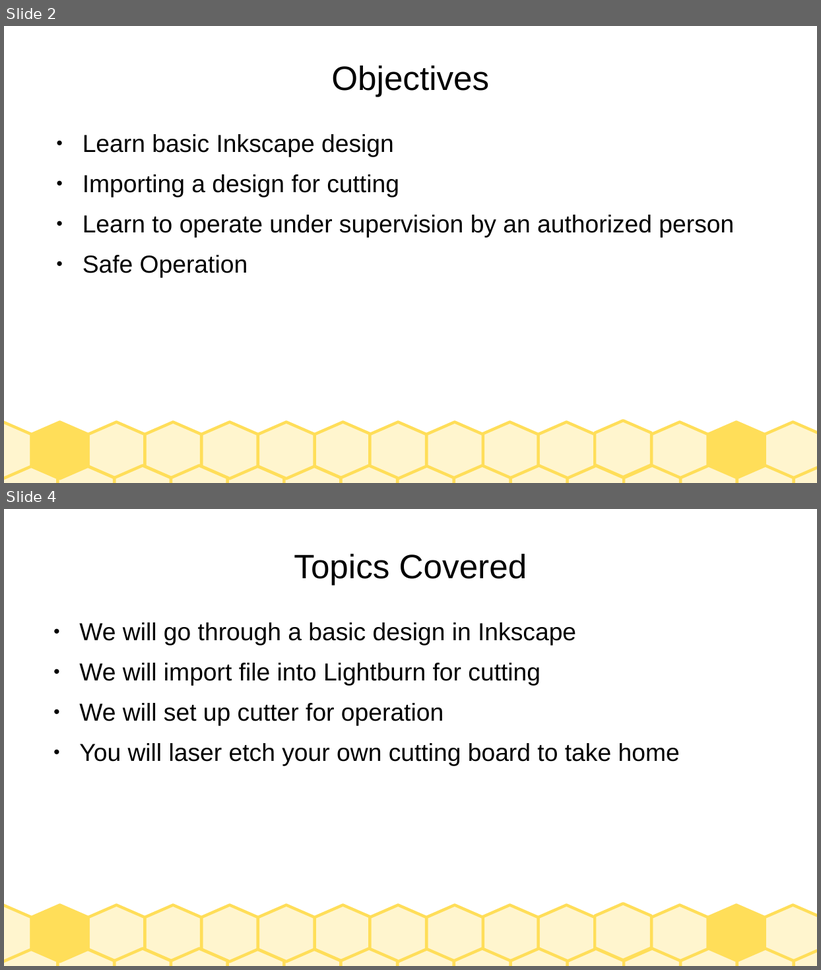
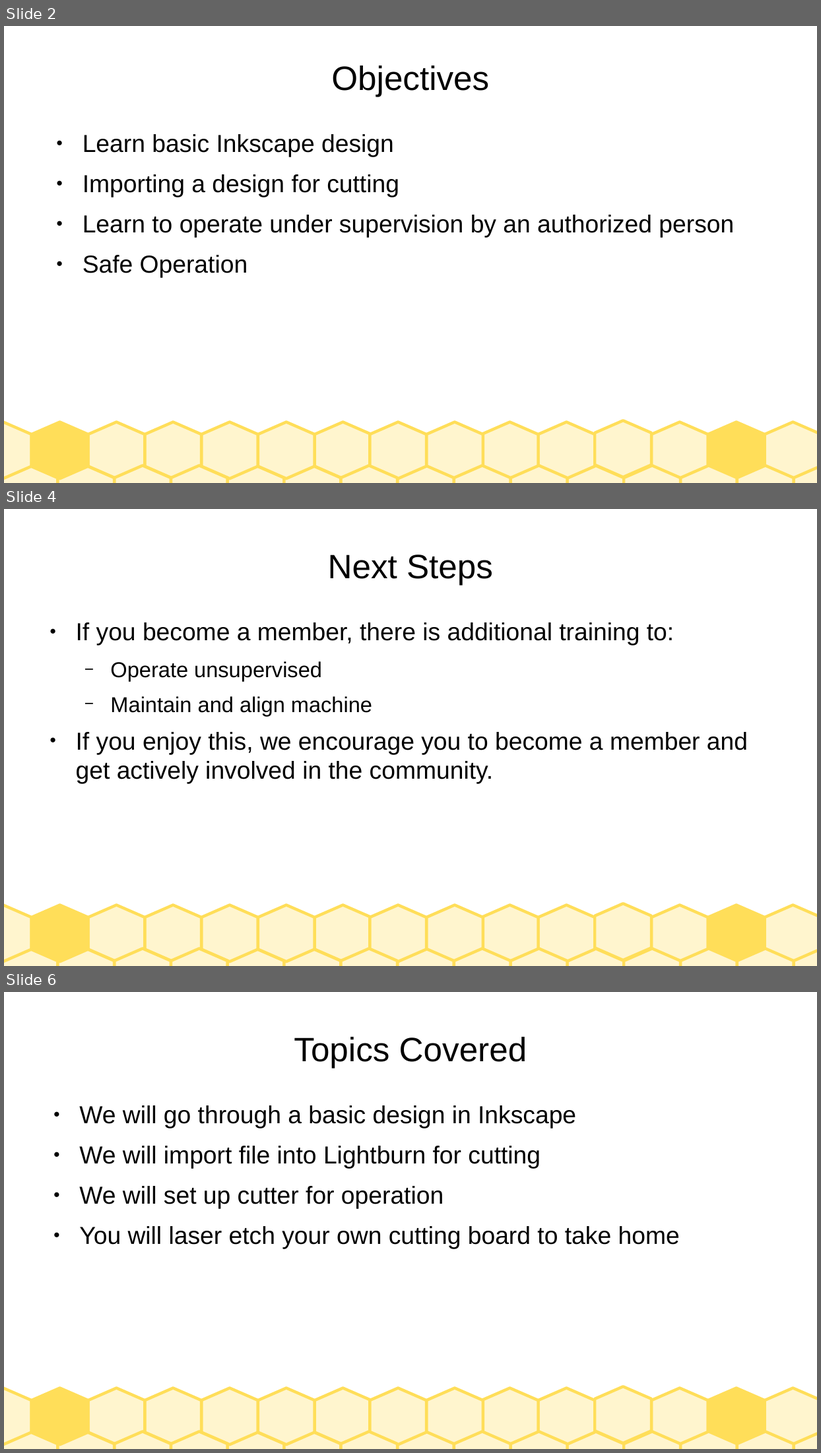
Before and after one commit to jarney/SparkStudioSalem-IndustrialLaserCutters, a slide deck: Training-GeneralPublic.odp. Shown one above the other, each under a label of ours: slides 2 and 4 before the commit, slides 2, 4 and 6 after it; the slides between them are not shown. The pictures are 821x970 and 821x1453 pixels, drawn with LibreOffice and Linux fonts; fonts in the diff are those of the drawing. Boxes give left, top, right and bottom in pixels: in the first picture for what was removed or moved away, otherwise in the second. Text is boxed around its words. In the diff, an @@ line names an element or a change of style, - is before the commit and + after.

Commit message:
Added more training stuff.

```diff
--- a/Training-GeneralPublic.odp
+++ b/Training-GeneralPublic.odp
@@ slide 4 added at (4,509,817,966), background #FFFFFF; not listed: 30 template elements that a slide beside it also shows @@
@@ title added at (328,555,493,586), 33 pt, text #000000 @@
+Next Steps
@@ text added at (76,623,748,784), 24 pt, text #000000 @@
+● If you become a member, there is additional training to:
+  − Operate unsupervised
+  − Maintain and align machine
+● If you enjoy this, we encourage you to become a member and get actively involved in the community.
@@ what was slide 4 is now slide 6 @@
```
Also in this commit, not shown: 3 slides changed, 5 other slides added, 1 other file.
